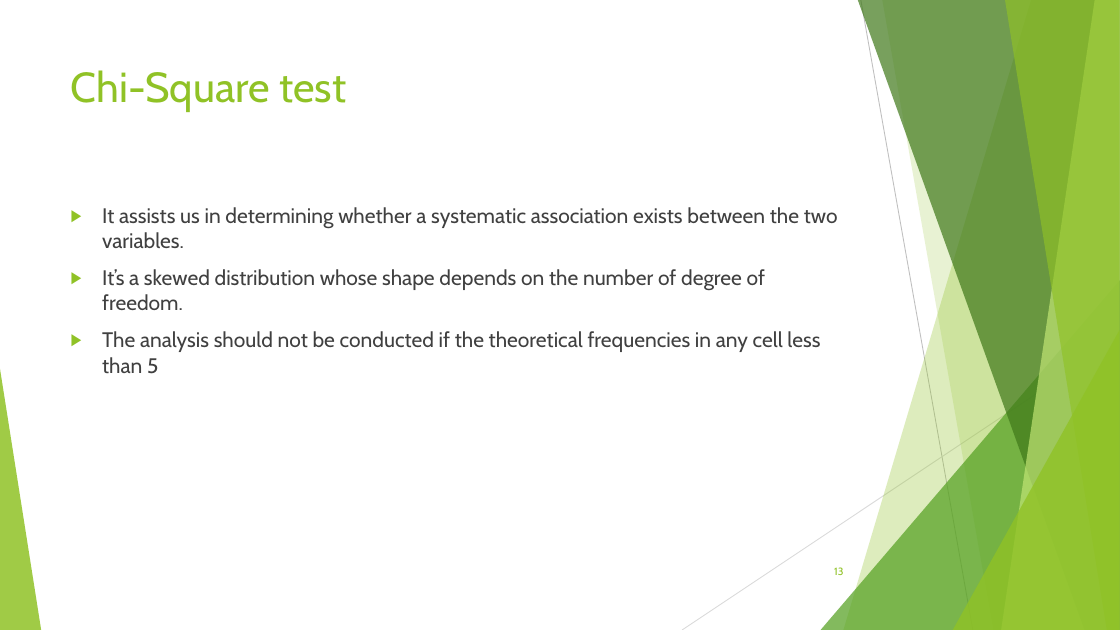
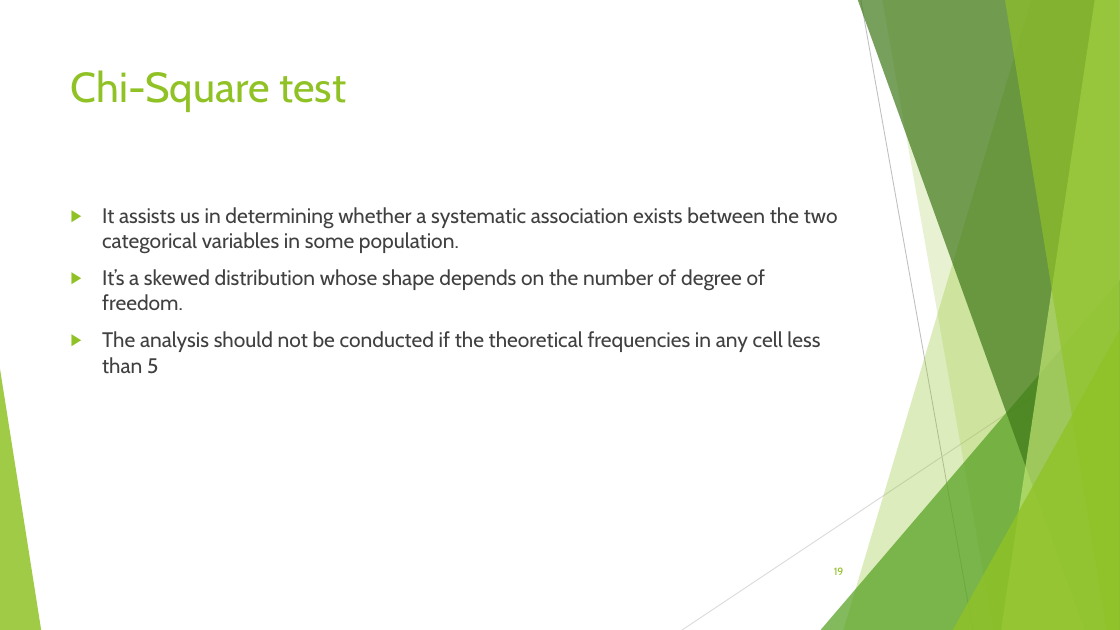
Before and after one commit to Deepaknatural/Training, a slide deck: slide 19 of STATISTICS.pptx (slide 13 before the commit). Drawn at 1120x630 pixels with LibreOffice and Linux fonts; fonts in the diff are those of the drawing; background and template pictures are left out. Boxes give left, top, right and bottom in pixels: in the first picture for what was removed or moved away, otherwise in the second. Text is boxed around its words. In the diff, an @@ line names an element or a change of style, - is before the commit and + after.

```diff
--- a/STATISTICS.pptx
+++ b/STATISTICS.pptx
@@ text at (102, 207, 838, 254): text changed @@
-▶ It assists us in determining whether a systematic association exists between the two variables.
+▶ It assists us in determining whether a systematic association exists between the two categorical variables in some population.
@@ page number at (834, 567, 844, 575): text changed @@
-13
+19
```
Also in this commit, not shown: 6 other slides changed, 12 slides added, 1 slide removed, 2 other files.
